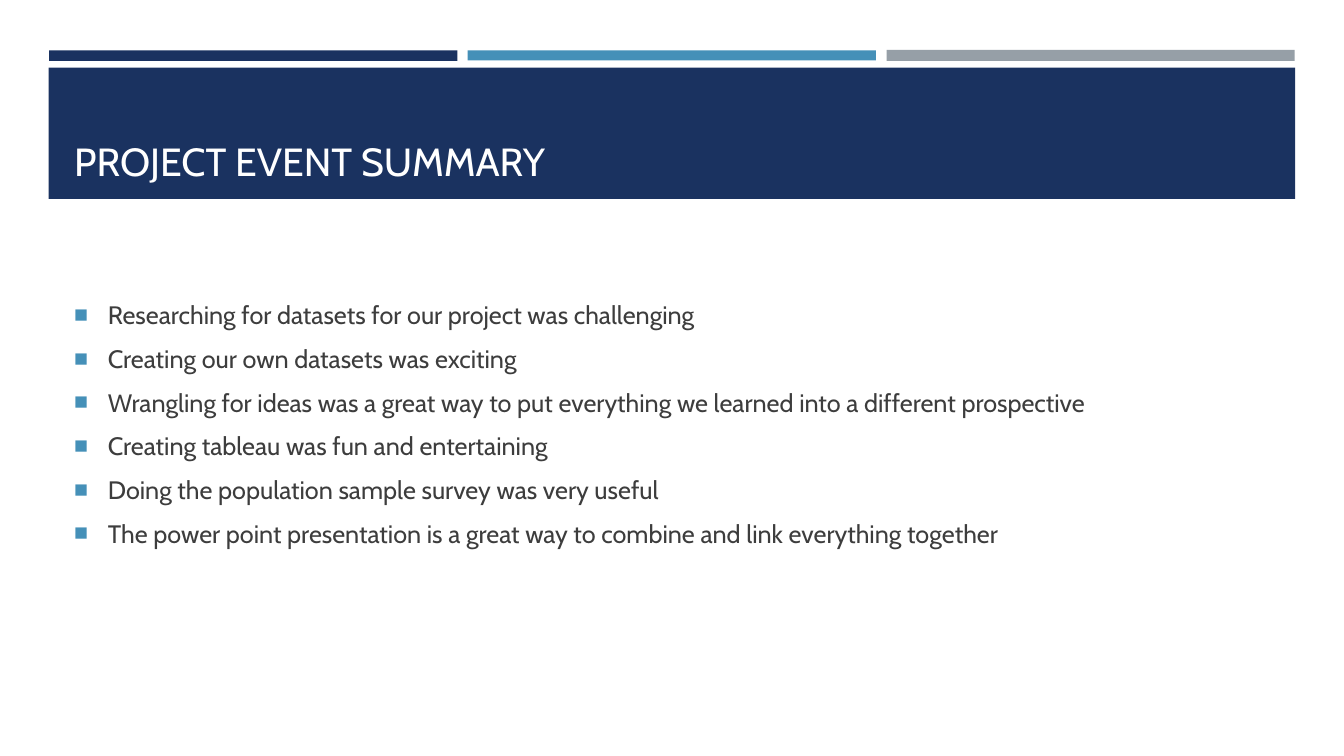
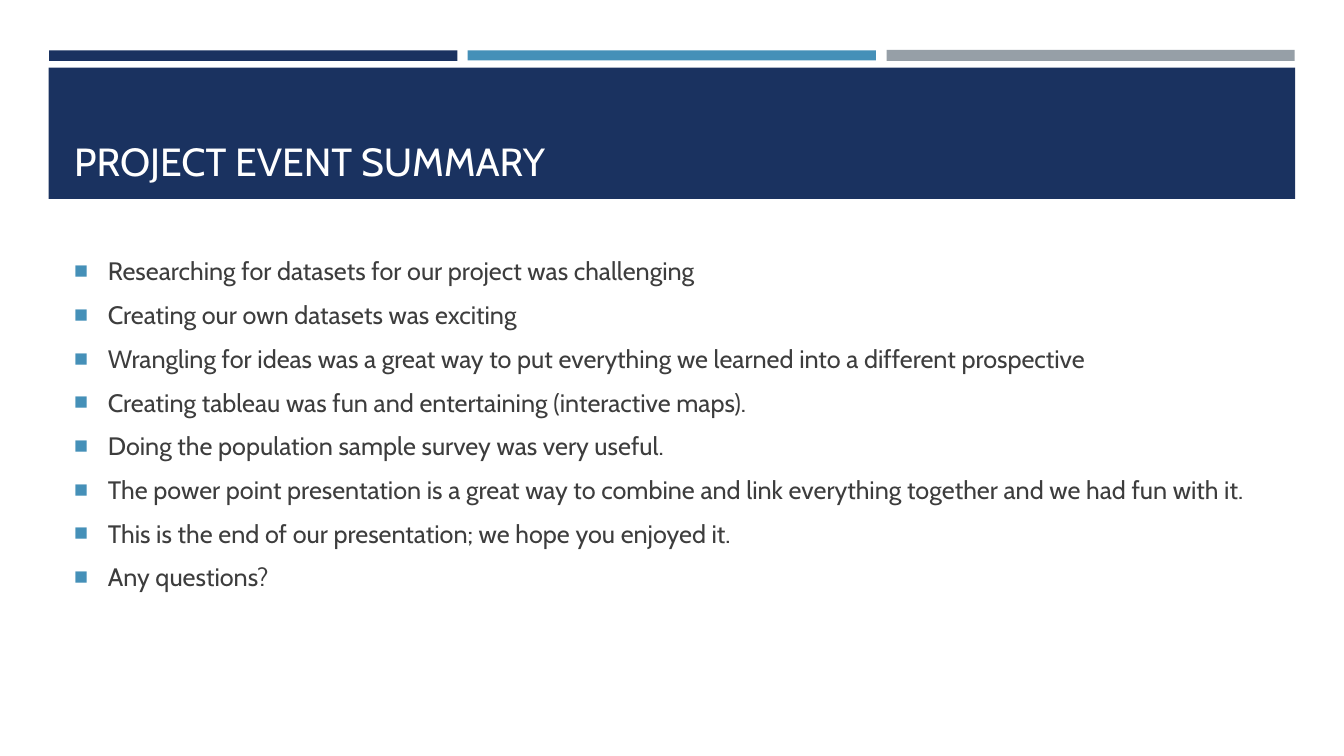
Before and after one commit to Claudy427/Final_Project, a slide deck: slide 17 of Solar Panels for homes.pptx. Drawn at 1344x756 pixels with LibreOffice and Linux fonts; fonts in the diff are those of the drawing. Boxes give left, top, right and bottom in pixels: in the first picture for what was removed or moved away, otherwise in the second. Text is boxed around its words. In the diff, an @@ line names an element or a change of style, - is before the commit and + after.

```diff
--- a/Solar Panels for homes.pptx
+++ b/Solar Panels for homes.pptx
@@ text at [108, 393, 1243, 592]: text changed @@
-■ Creating tableau was fun and entertaining
-■ Doing the population sample survey was very useful
-■ The power point presentation is a great way to combine and link everything together
+■ Creating tableau was fun and entertaining (interactive maps).
+■ Doing the population sample survey was very useful.
+■ The power point presentation is a great way to combine and link everything together and we had fun with it.
+■ This is the end of our presentation; we hope you enjoyed it.
+■ Any questions?
```
Also in this commit, not shown: 10 other slides changed.
